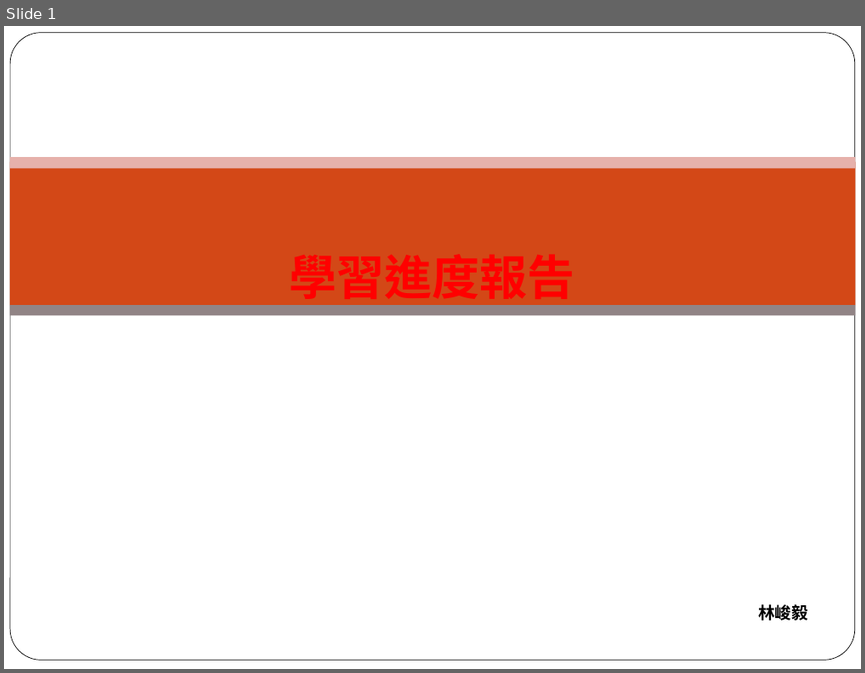
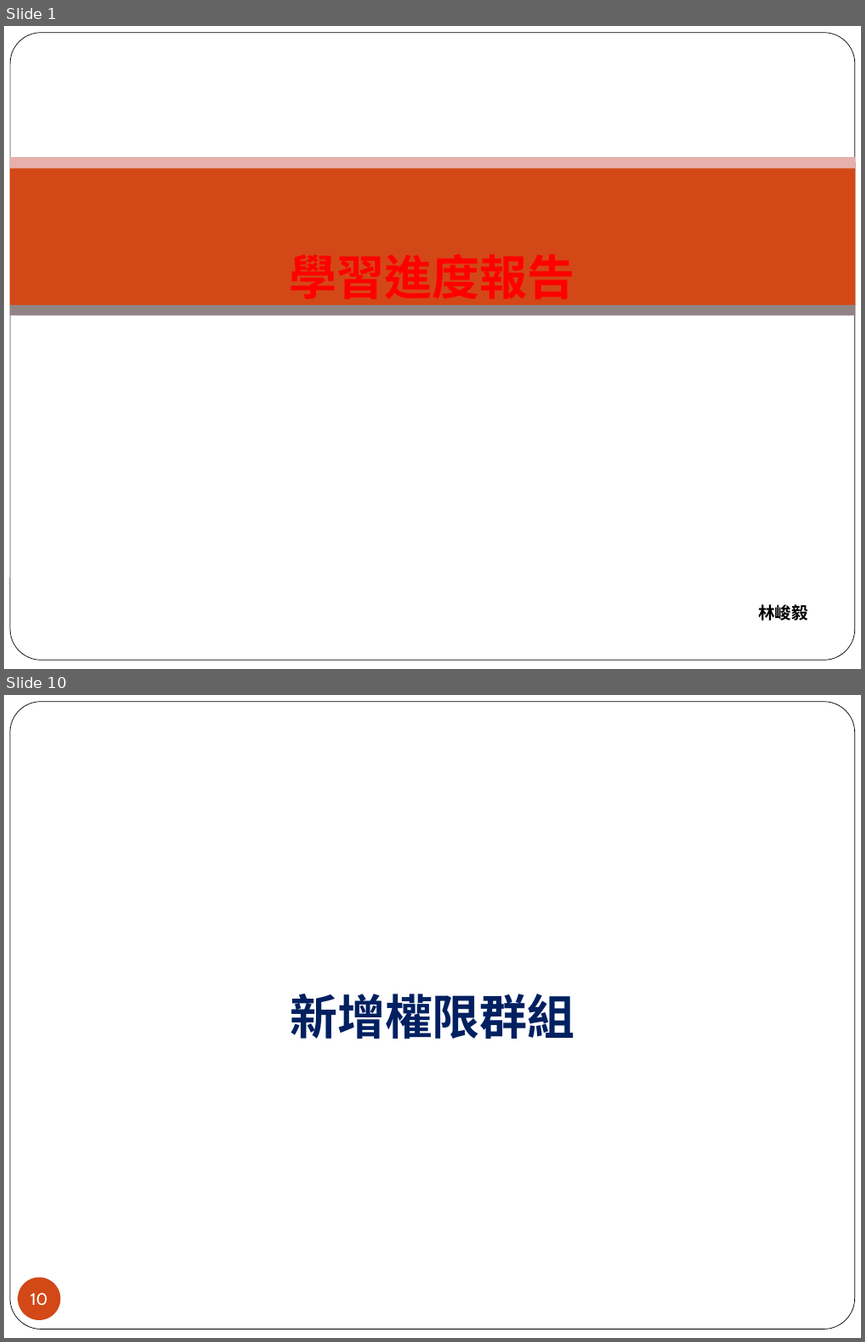
Before and after one commit to a20017428/gh, a slide deck: 週報/FUR/林峻毅(20240603)/林峻毅_週報_1211.ppt. Shown one above the other, each under a label of ours: slide 1 before the commit, slides 1 and 10 after it; the slides between them are not shown. The pictures are 865x673 and 865x1342 pixels, drawn with LibreOffice and Linux fonts; fonts in the diff are those of the drawing; background and template pictures are left out. Boxes give left, top, right and bottom in pixels: in the first picture for what was removed or moved away, otherwise in the second. Text is boxed around its words. In the diff, an @@ line names an element or a change of style, - is before the commit and + after.

```diff
--- a/週報/FUR/林峻毅(20240603)/林峻毅_週報_1211.ppt
+++ b/週報/FUR/林峻毅(20240603)/林峻毅_週報_1211.ppt
@@ slide 10 added at [4, 695, 861, 1338], background picture (left out); not listed: 1 template element that a slide beside it also shows @@
@@ text added at [290, 993, 575, 1038], 40 pt, text #002060, bold @@
+新增權限群組
@@ page number added at [18, 1276, 61, 1320], fill #D34817, 14 pt, text #FFFFFF @@
+10
```
Also in this commit, not shown: 14 other slides added, 24 slides removed, 22 other files.
